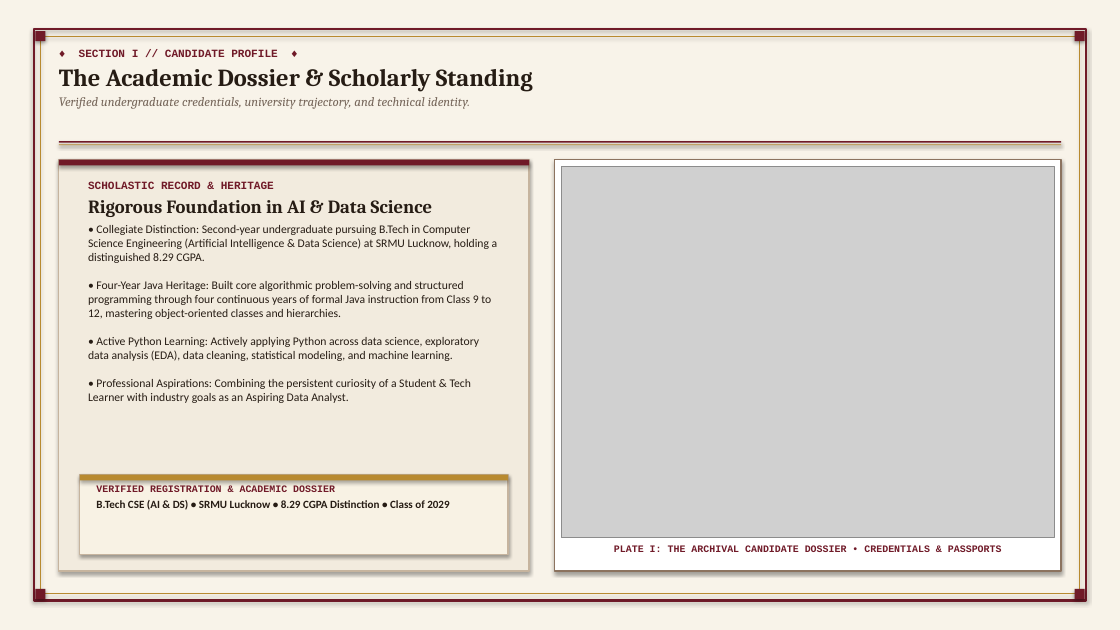
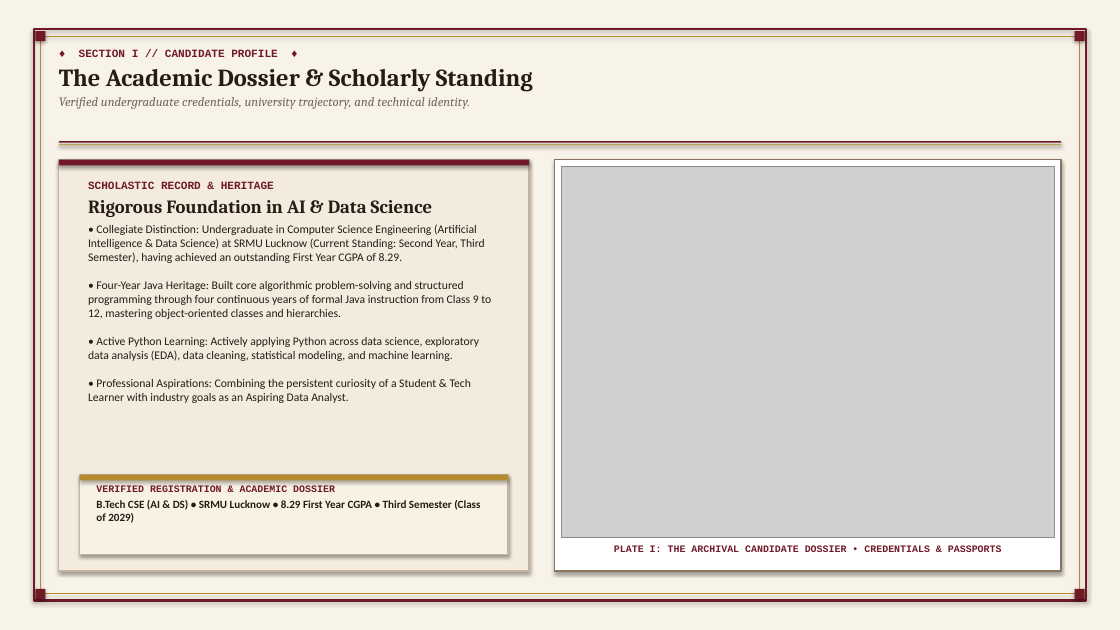
Before and after one commit to Aashi230/portfolio, a slide deck: slide 2 of Aashi_Srivastava_Portfolio_Presentation.pptx. Drawn at 1120x630 pixels with LibreOffice and Linux fonts; fonts in the diff are those of the drawing; grey boxes stand for pictures. Boxes give left, top, right and bottom in pixels: in the first picture for what was removed or moved away, otherwise in the second. Text is boxed around its words. In the diff, an @@ line names an element or a change of style, - is before the commit and + after.

Commit message:
Clarify academic standing as Second Year, Third Semester with First Year CGPA of 8.29

```diff
--- a/Aashi_Srivastava_Portfolio_Presentation.pptx
+++ b/Aashi_Srivastava_Portfolio_Presentation.pptx
@@ text at box(88, 224, 491, 403): text changed @@
-• Collegiate Distinction: Second-year undergraduate pursuing B.Tech in Computer Science Engineering (Artificial Intelligence & Data Science) at SRMU Lucknow, holding a distinguished 8.29 CGPA.
-• Four-Year Java Heritage: Built core algorithmic problem-solving and structured programming through four continuous years of formal Java instruction from Class 9 to 12, mastering object-oriented classes and hierarchies.
-• Active Python Learning: Actively applying Python across data science, exploratory data analysis (EDA), data cleaning, statistical modeling, and machine learning.
-• Professional Aspirations: Combining the persistent curiosity of a Student & Tech Learner with industry goals as an Aspiring Data Analyst.
+• Collegiate Distinction: Undergraduate in Computer Science Engineering (Artificial Intelligence & Data Science) at SRMU Lucknow (Current Standing: Second Year, Third Semester), having achieved an outstanding First Year CGPA of 8.29.
+• Four-Year Java Heritage: Built core algorithmic problem-solving and structured programming through four continuous years of formal Java instruction from Class 9 to 12, mastering object-oriented classes and hierarchies.
+• Active Python Learning: Actively applying Python across data science, exploratory data analysis (EDA), data cleaning, statistical modeling, and machine learning.
+• Professional Aspirations: Combining the persistent curiosity of a Student & Tech Learner with industry goals as an Aspiring Data Analyst.
@@ text at box(96, 500, 480, 523): text changed @@
-B.Tech CSE (AI & DS) • SRMU Lucknow • 8.29 CGPA Distinction • Class of 2029
+B.Tech CSE (AI & DS) • SRMU Lucknow • 8.29 First Year CGPA • Third Semester (Class of 2029)
```
Also in this commit, not shown: 2 other slides changed, 3 other files.
